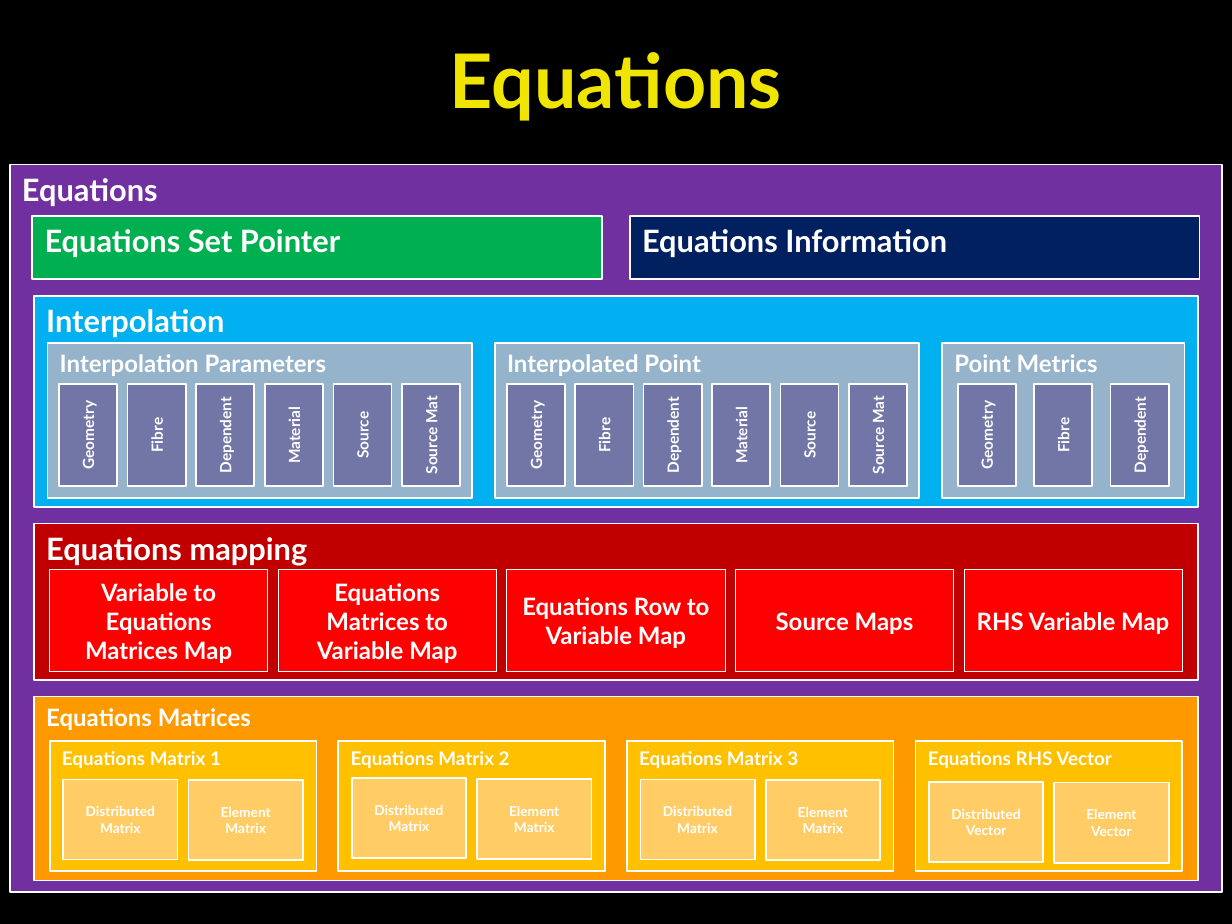
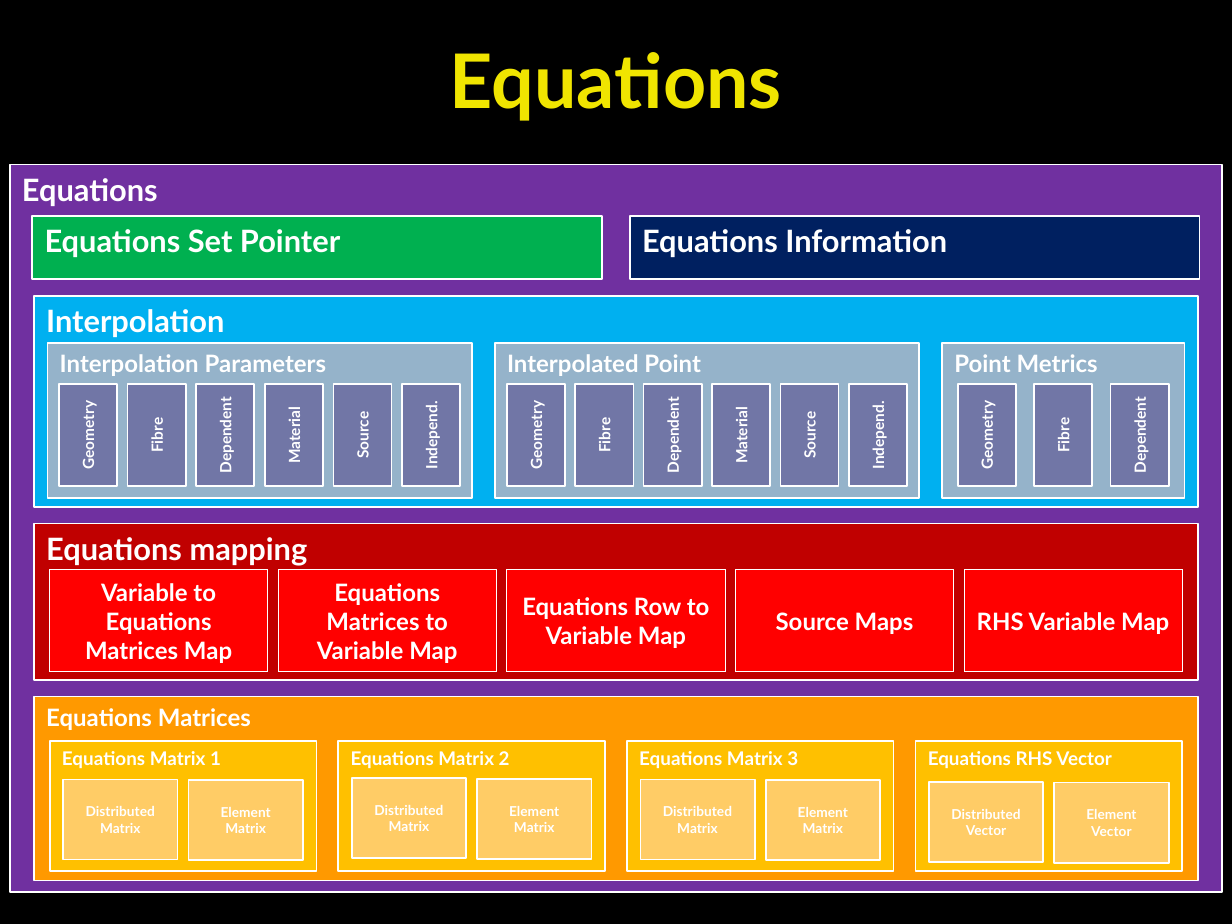
Before and after one commit to OpenCMISS/cm, a slide deck: slide 74 of doc/openCMISS.pptx (slide 73 before the commit). Drawn at 1232x924 pixels with LibreOffice and Linux fonts; fonts in the diff are those of the drawing. Boxes give left, top, right and bottom in pixels: in the first picture for what was removed or moved away, otherwise in the second. Text is boxed around its words. In the diff, an @@ line names an element or a change of style, - is before the commit and + after.

```diff
--- a/doc/openCMISS.pptx
+++ b/doc/openCMISS.pptx
@@ text in rectangle at [422, 407, 441, 467]: text changed @@
-Source Mat
+Independ.
@@ text in rectangle at [869, 407, 888, 467]: text changed @@
-Source Mat
+Independ.
```
Also in this commit, not shown: 15 other slides changed, 2 slides added, 7 other files.
